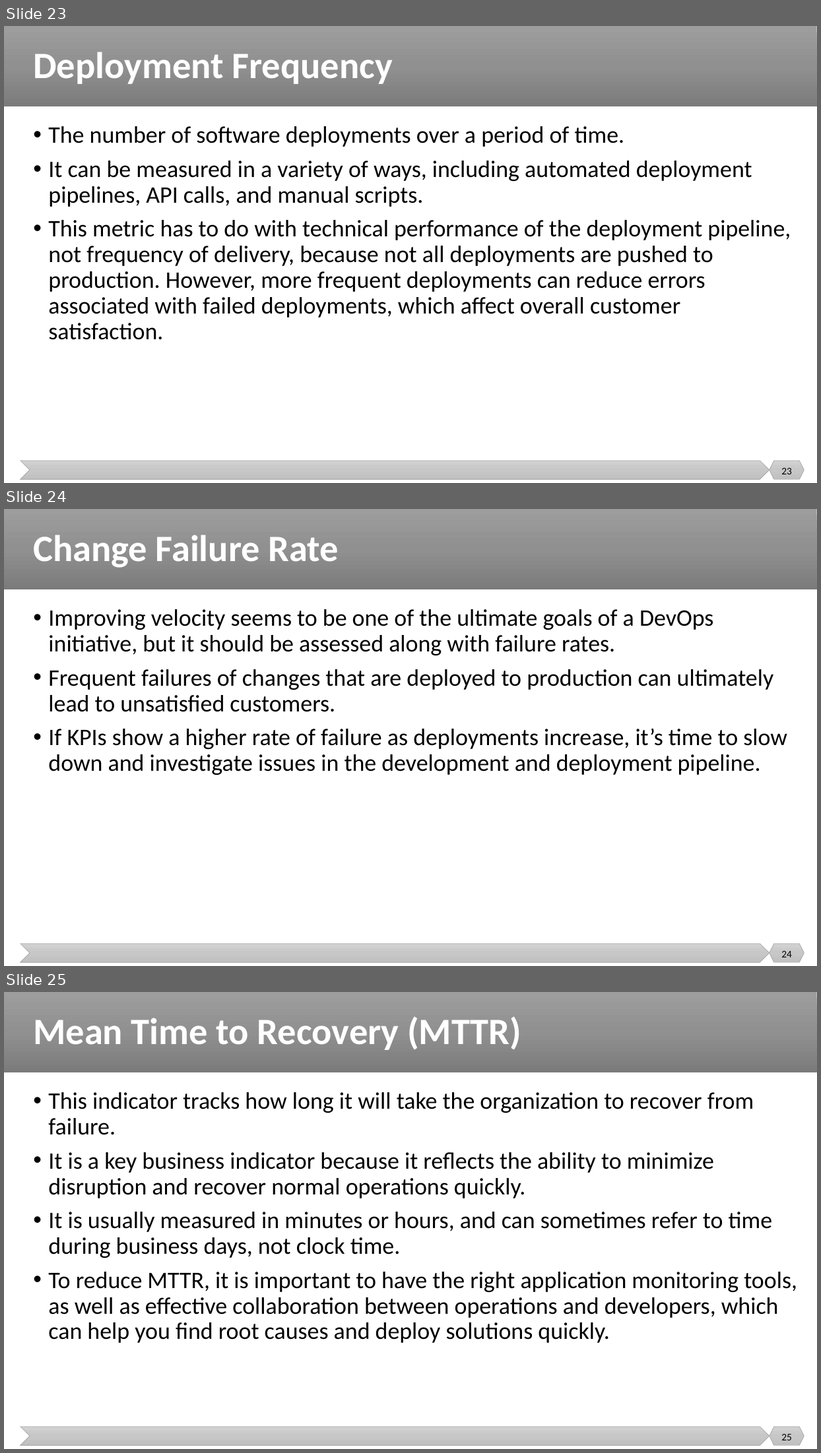
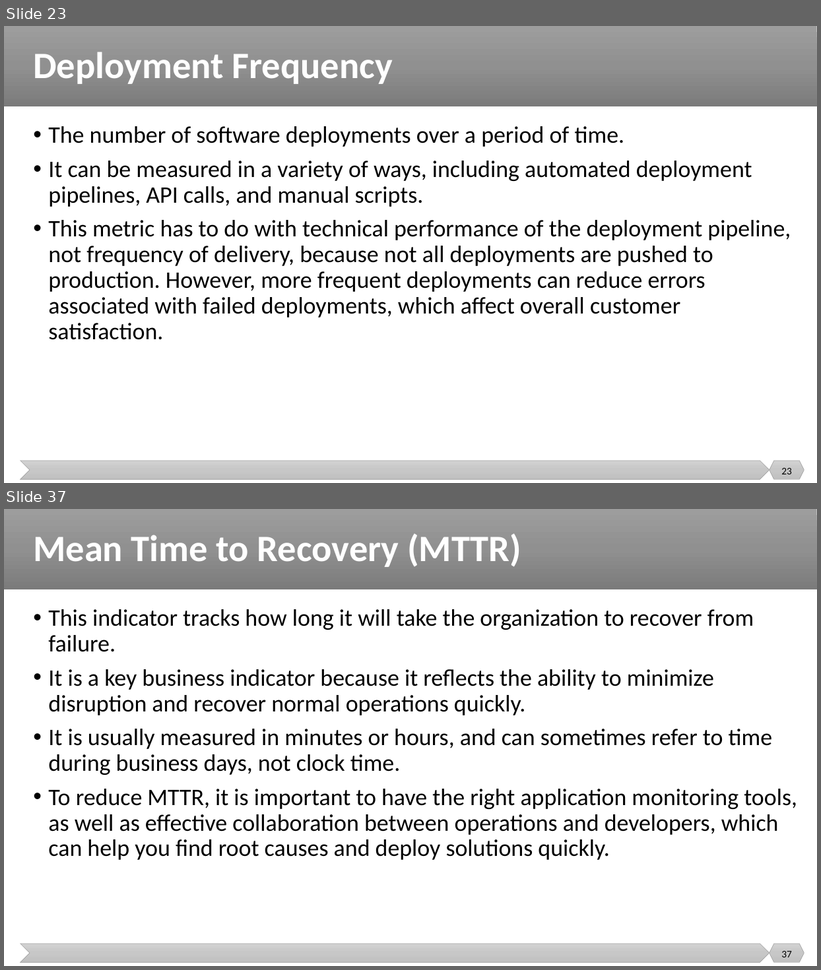
Before and after one commit to malenezi/malenezi, a slide deck: SE489/Lectures/8-DevOps Metrics/DevOps Metrics.pptx. Shown one above the other, each under a label of ours: slides 23, 24 and 25 before the commit, slides 23 and 37 after it; the slides between them are not shown. The pictures are 821x1453 and 821x970 pixels, drawn with LibreOffice and Linux fonts; fonts in the diff are those of the drawing. Boxes give left, top, right and bottom in pixels: in the first picture for what was removed or moved away, otherwise in the second. Text is boxed around its words. In the diff, an @@ line names an element or a change of style, - is before the commit and + after.

```diff
--- a/SE489/Lectures/8-DevOps Metrics/DevOps Metrics.pptx
+++ b/SE489/Lectures/8-DevOps Metrics/DevOps Metrics.pptx
@@ slide 24 removed at <box>4,509,817,966</box>, background #FFFFFF; not listed: 3 template elements that a slide beside it also shows @@
@@ title removed at <box>33,535,339,568</box> @@
-Change Failure Rate
@@ text removed at <box>48,609,787,775</box> @@
-• Improving velocity seems to be one of the ultimate goals of a DevOps initiative, but it should be assessed along with failure rates.
-• Frequent failures of changes that are deployed to production can ultimately lead to unsatisfied customers.
-• If KPIs show a higher rate of failure as deployments increase, it’s time to slow down and investigate issues in the development and deployment pipeline.
@@ page number removed at <box>781,951,792,958</box> @@
-24
@@ what was slide 25 is now slide 37 @@
@@ page number at <box>781,951,792,958</box>: text changed @@
-25
+37
```
Also in this commit, not shown: 3 slides changed, 12 slides added.
